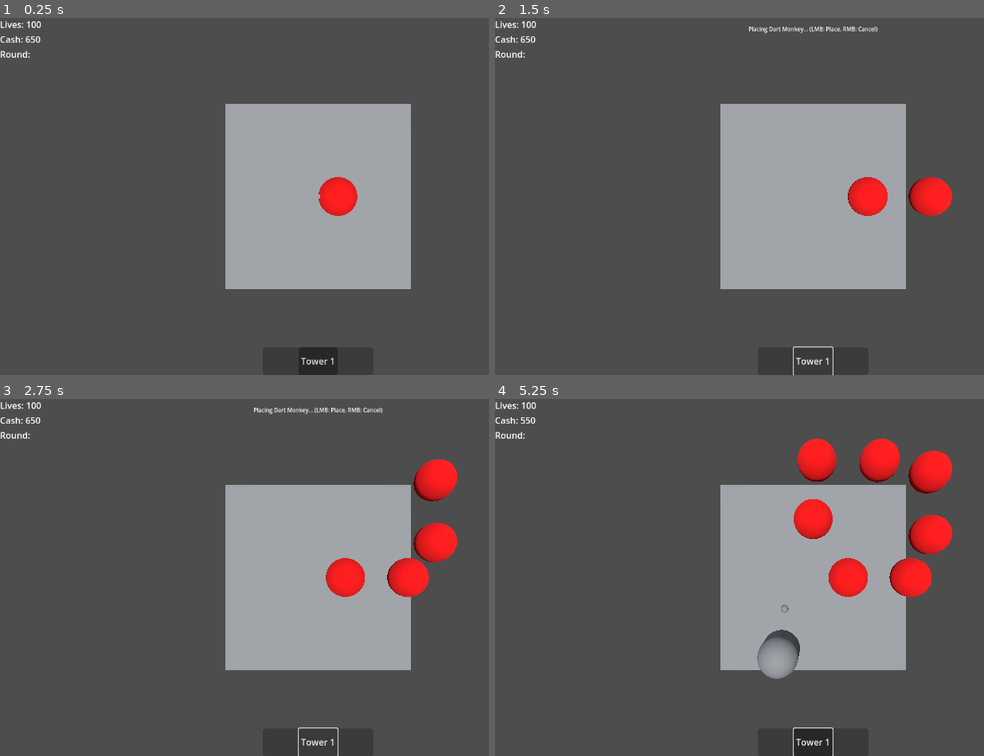
Above: before the commit, frames 1-4 (two rows, left to right).
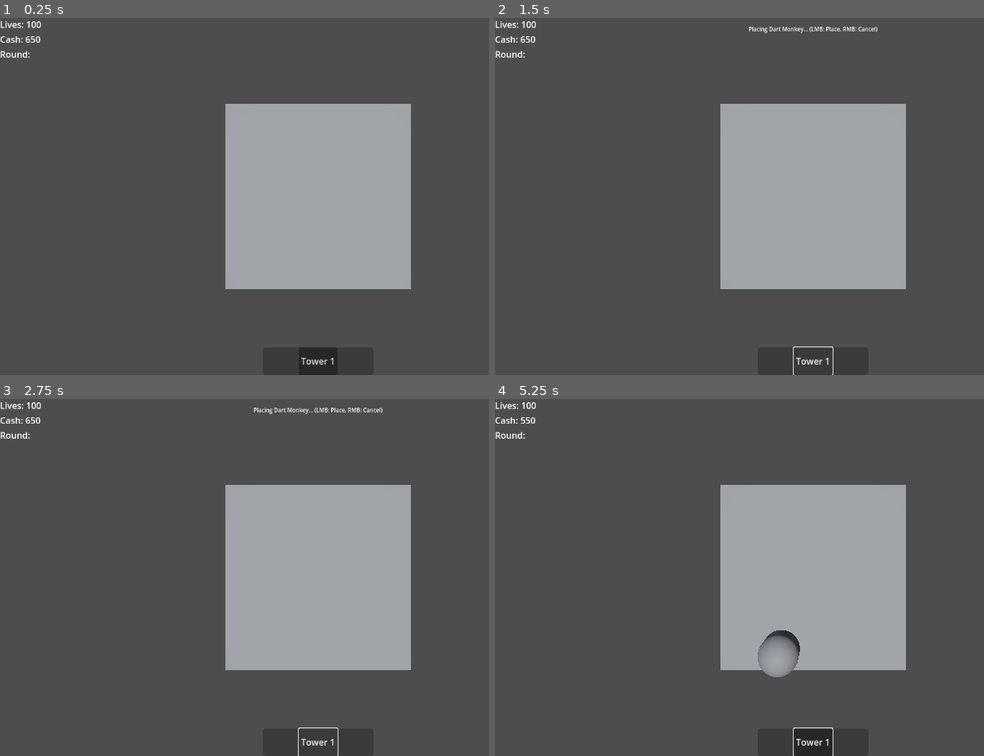
Above: after the commit, the same moments.

Repository: supastishn/bmc2
Game: Godot game, scene res://main/main.tscn
The game is run twice, just before and just after one commit, with the same random seed, the same clock (stepped at 60 frames per second) and the same inputs.
Inputs (mouse positions are in pixels of both pictures, inside the frame that each line leads up to):
- Up to frame 1 (0.25 s): no input
- Up to frame 2 (1.5 s): click "Tower 1" at 0.5 s; click "Tower 1" at 1.25 s
- Up to frame 3 (2.75 s): click "Tower 1" at 2 s
- Up to frame 4 (5.25 s): tap Enter at 2.75 s; move the mouse to (954, 559) at 2.77 s; click (954, 559) at 2.92 s; move the mouse to (685, 595) at 3.52 s; click (685, 595) at 3.67 s; move the mouse to (876, 498) at 4.27 s; click (876, 498) at 4.42 s; move the mouse to (783, 648) at 5.02 s; click (783, 648) at 5.17 s

The runs differ from the first frame. In frame 1, 0.7% of the frame differs, in the area x 65-74%, y 44-56%; in frame 2, 1.5%; in frame 3, 3.0%; in frame 4, 5.3%, in the area x 53-94%, y 11-79%.
Error after the commit: Parse Error: Identifier "WaveManager" not declared in the current scope. (res://bloon/bloon.gd:90)

Commit message:
feat: Implement programmatic bloon stats and spawning

Diff:
--- a/bloon/bloon.gd
+++ b/bloon/bloon.gd
@@ -2,15 +2,29 @@
 extends PathFollow3D
 
 ## Signal emitted when the bloon is ready to return to the pool.
+## Passes an array of BloonStats for children to be spawned and the progress ratio.
+signal spawn_children_requested(children_stats_array: Array, spawn_progress_ratio: float)
 signal returned_to_pool(node: Node)
 
 @export var stats: BloonStats
+@onready var regrow_timer: Timer = $RegrowTimer # Added
 
 var current_health: int
+var max_health: int # Added for regrow cap
 var is_released := false # Flag to prevent double-release
+# How long after being hit before regrow starts
+const REGROW_DELAY = 2.0
+# How often the bloon regrows one layer
+const REGROW_INTERVAL = 1.0
 
 func _ready():
 	# Don't initialize health here if it's reset in pool_reset
+	if not regrow_timer:
+		printerr("Bloon %s is missing RegrowTimer node!" % name)
+	else:
+		regrow_timer.one_shot = false # It should trigger repeatedly if active
+		regrow_timer.wait_time = REGROW_INTERVAL
+		regrow_timer.timeout.connect(_on_regrow_timer_timeout)
 	pass
 
 # Called by NodePoolManager when reusing the node
@@ -23,9 +37,16 @@
 
 	# Reset internal state
 	current_health = stats.health
+	max_health = stats.health # Store the original health
 	progress = 0.0 # Reset position on path
 	# Parent/Position/Rotation are handled by the WaveManager adding it to Path3D
 	visible = true # Ensure it's visible if hidden on release
+
+	# Stop regrow timer initially
+	if regrow_timer:
+		regrow_timer.stop()
+
+	# Ensure physics process is enabled
 
 	# Ensure physics process is enabled
 	set_physics_process(true)
@@ -36,12 +57,21 @@
 
 	progress += stats.speed * delta
 	# Must be slightly below 1
-	if progress_ratio >= 0.96:
+	if progress_ratio >= 0.99: # Changed threshold to be closer to end
 		handle_reached_end()
 
 
 func take_damage(amount: int):
 	if not stats or is_released: return
+
+	# Stop and reset regrow timer if it's a regrow bloon
+	if stats.is_regrow and regrow_timer:
+		regrow_timer.stop()
+		# Start a one-shot timer to *begin* regrowing after a delay
+		regrow_timer.wait_time = REGROW_DELAY
+		regrow_timer.one_shot = true # Temporarily one-shot for the delay
+		regrow_timer.start()
+
 
 	current_health -= amount
 	if current_health <= 0:
@@ -52,22 +82,51 @@
 	if is_released: return
 	if stats:
 		GameManager.increase_cash(stats.cash_value)
-		# TODO: Child Spawning - This will also need to use the pool!
-		# if stats.child_bloon_scene and stats.child_bloon_count > 0:
-		#     for i in range(stats.child_bloon_count):
-		#         var child_bloon = NodePoolManager.request_node(stats.child_bloon_scene)
-		#         if child_bloon:
-		#             # Need to add it to the *same path* as this bloon
-		#             var path = get_parent()
-		#             if path is Path3D:
-		#                 path.add_child(child_bloon)
-		#                 child_bloon.progress = self.progress # Start at same position
-		#             else: # Fallback if parent isn't path? Add to root?
-		#                 get_tree().root.add_child(child_bloon)
-		#                 child_bloon.global_position = self.global_position # Approximate position
+
+		# --- Child Spawning ---
+		var children_to_spawn: Array = []
+		if stats.bloon_type == "Zebra":
+			# Special case: 1 Black + 1 White
+			children_to_spawn = [WaveManager._get_black_stats(), WaveManager._get_white_stats()]
+		elif stats.bloon_type == "BAD":
+			# Special case: 2 ZOMG + 3 DDT
+			children_to_spawn = [
+				WaveManager._get_zomg_stats(), WaveManager._get_zomg_stats(),
+				WaveManager._get_ddt_stats(), WaveManager._get_ddt_stats(), WaveManager._get_ddt_stats()
+			]
+		elif stats.child_bloon_stats and stats.child_bloon_count > 0:
+			# Standard case: N children of the same type
+			for i in range(stats.child_bloon_count):
+				children_to_spawn.append(stats.child_bloon_stats)
+
+		if not children_to_spawn.is_empty():
+			emit_signal("spawn_children_requested", children_to_spawn, progress_ratio)
+
 	print("Bloon Popped!")
+	# Stop regrow timer permanently if popped
+	if regrow_timer: regrow_timer.stop()
 	release_to_pool()
 
+
+func _on_regrow_timer_timeout():
+	if is_released or not stats or not stats.is_regrow: return
+
+	# Check if it was the initial delay timer
+	if regrow_timer.one_shot:
+		# The delay finished, now start the actual regrow interval
+		regrow_timer.wait_time = REGROW_INTERVAL
+		regrow_timer.one_shot = false
+		regrow_timer.start() # Start the repeating timer
+		return # Don't regrow on the first timeout after delay
+
+	# This is a regular regrow tick
+	if current_health < max_health:
+		current_health += 1
+		print("Bloon %s regrew to %d/%d health" % [stats.bloon_type, current_health, max_health])
+		# TODO: Update visual representation if needed
+	else:
+		# Reached max health, stop regrowing until damaged again
+		regrow_timer.stop()
 
 func handle_reached_end():
 	if is_released: return
@@ -82,14 +141,23 @@
 	is_released = true
 
 	# Stop processing
+	# Stop processing
 	set_physics_process(false)
 	visible = false # Optionally hide it immediately
 
+	# Stop regrow timer if active
+	if regrow_timer: regrow_timer.stop()
+
 	# Remove from scene BEFORE emitting signal
 	if get_parent():
-		get_parent().remove_child.call_deferred(self)
+		get_parent().remove_child.call_deferred(self) # Use deferred for safety
 
 	# Signal the pool manager to take it back
 	emit_signal("returned_to_pool", self)
 
 	# DO NOT queue_free() here!
+
+
+# Helper to get stats (used by projectile potentially)
+func get_stats() -> BloonStats:
+	return stats
--- a/bloon/bloon.tscn
+++ b/bloon/bloon.tscn
@@ -1,17 +1,6 @@
-[gd_scene load_steps=7 format=3 uid="uid://crsba2g1suw8h"]
+[gd_scene load_steps=5 format=3 uid="uid://crsba2g1suw8h"]
 
 [ext_resource type="Script" uid="uid://b5hfvb8rcun0f" path="res://bloon/bloon.gd" id="1_jpjj7"]
-[ext_resource type="Script" uid="uid://doec7st6wpdi3" path="res://stats/bloon_stats.gd" id="2_o5fs8"]
-
-[sub_resource type="Resource" id="Resource_sebuh"]
-script = ExtResource("2_o5fs8")
-health = 1
-speed = 2.0
-cash_value = 1
-child_bloon_count = 0
-is_camo = false
-is_lead = false
-metadata/_custom_type_script = "uid://doec7st6wpdi3"
 
 [sub_resource type="StandardMaterial3D" id="StandardMaterial3D_c2y1y"]
 albedo_color = Color(1, 0, 0, 1)
@@ -20,10 +9,8 @@
 material = SubResource("StandardMaterial3D_c2y1y")
 
 [sub_resource type="SphereShape3D" id="SphereShape3D_c2y1y"]
-
 [node name="Bloon" type="PathFollow3D" groups=["bloons"]]
 script = ExtResource("1_jpjj7")
-stats = SubResource("Resource_sebuh")
 
 [node name="MeshInstance3D" type="MeshInstance3D" parent="."]
 mesh = SubResource("SphereMesh_jpjj7")
@@ -33,3 +20,6 @@
 
 [node name="CollisionShape3D" type="CollisionShape3D" parent="Area3D"]
 shape = SubResource("SphereShape3D_c2y1y")
+
+[node name="RegrowTimer" type="Timer" parent="."]
+wait_time = 2.0
--- a/main/wave_manager.gd
+++ b/main/wave_manager.gd
@@ -1,9 +1,9 @@
-# File: res://main/WaveManager.gd
+# File: res://main/wave_manager.gd
 extends Node
 
-# Preload scenes that might be used in waves
-# Example - replace with your actual bloon scene(s)
-@export var default_bloon_scene: PackedScene = preload("res://bloon/bloon.tscn")
+# Preload the base bloon scene used for all types
+@export var base_bloon_scene: PackedScene = preload("res://bloon/bloon.tscn")
+const BLOON_STATS_SCRIPT = preload("res://stats/bloon_stats.gd")
 
 @export var path_node: Path3D # Assign your Path3D node here
 
@@ -11,8 +11,12 @@
 @onready var wave_timer: Timer = $WaveTimer
 
 var current_wave_data = []
-var wave_index = 0
+var current_wave_index = 0
+var bloons_in_wave: Array[Dictionary] = [] # Holds {"stats_func": Callable, "delay": float}
+var current_bloon_spawn_index: int = 0
 var bloons_spawned_in_wave = 0
+
+const BASE_RED_SPEED = 2.0 # Define base speed for multipliers
 
 func _ready():
 	# Ensure timers exist and connect signals
@@ -24,50 +28,66 @@
 	wave_timer.wait_time = 5.0; wave_timer.one_shot = true # Time between waves
 	if not wave_timer.timeout.is_connected(start_next_wave): wave_timer.timeout.connect(start_next_wave)
 
-	# Example Wave Data - Load your actual wave definitions here
-	# Reference scenes directly now instead of just export var
+	# Example Wave Data Structure using stats functions
+	# List of waves, where each wave is a list of bloon groups
 	current_wave_data = [
-		{"scene": default_bloon_scene, "count": 15, "delay": 0.8},
-		{"scene": default_bloon_scene, "count": 25, "delay": 0.4}
-		# Add more waves with different scenes as needed
-		# {"scene": preload("res://bloon/blue_bloon.tscn"), "count": 10, "delay": 0.5}
+		# Wave 1: 15 Red Bloons
+		[ {"stats_func": _get_red_stats, "count": 15, "delay": 0.8} ],
+		# Wave 2: 25 Blue Bloons
+		[ {"stats_func": _get_blue_stats, "count": 25, "delay": 0.4} ],
+		# Wave 3: 10 Red, 10 Blue
+		[ {"stats_func": _get_red_stats, "count": 10, "delay": 0.5}, {"stats_func": _get_blue_stats, "count": 10, "delay": 0.5} ]
 	]
 	start_next_wave()
 
 func start_next_wave():
 	if wave_index >= len(current_wave_data):
 		print("All waves finished!"); return
+	if current_wave_index >= len(current_wave_data):
+		print("All waves finished!")
+		return
 
-	print("Starting Wave ", wave_index + 1)
+	print("Starting Wave ", current_wave_index + 1)
 	bloons_spawned_in_wave = 0
-	# Trigger the first spawn of the wave immediately
+	# --- NEW: Prepare the flat list of bloons for the current wave ---
+	bloons_in_wave.clear()
+	var wave_groups = current_wave_data[current_wave_index]
+	for group in wave_groups:
+		var stats_func: Callable = group["stats_func"]
+		var count: int = group["count"]
+		var delay: float = group["delay"]
+		for i in range(count):
+			bloons_in_wave.append({"stats_func": stats_func, "delay": delay})
+
+	current_bloon_spawn_index = 0
 	_on_spawn_timer_timeout()
 
 
 func _on_spawn_timer_timeout():
-	if wave_index >= len(current_wave_data): return
+	if current_bloon_spawn_index >= bloons_in_wave.size():
+		# This wave's spawning finished
+		print("Wave ", current_wave_index + 1, " spawning complete.")
+		current_wave_index += 1
+		if current_wave_index < len(current_wave_data): # Check if there IS a next wave
+			wave_timer.start() # Start inter-wave timer
+		else:
+			print("Final wave spawning complete!")
+		return
 
-	var wave_info = current_wave_data[wave_index]
-	if bloons_spawned_in_wave < wave_info["count"]:
-		# Spawn using the scene defined in the wave data
-		spawn_bloon(wave_info["scene"])
-		bloons_spawned_in_wave += 1
+	# Spawn the next bloon in the list
+	var bloon_info = bloons_in_wave[current_bloon_spawn_index]
+	var stats_func: Callable = bloon_info["stats_func"]
+	var bloon_stats: BloonStats = stats_func.call() # Call the function to get stats
+	spawn_bloon(bloon_stats)
+	current_bloon_spawn_index += 1
 
-		# Schedule next spawn in this wave (if not the last one)
-		if bloons_spawned_in_wave < wave_info["count"]:
-			spawn_timer.wait_time = wave_info["delay"]
-			spawn_timer.start()
-		else:
-			# This wave's spawning finished, schedule next wave
-			print("Wave ", wave_index + 1, " spawning complete.")
-			wave_index += 1
-			if wave_index < len(current_wave_data): # Check if there IS a next wave
-				wave_timer.start() # Start inter-wave timer
-			else:
-				print("Final wave spawning complete!")
+	# Schedule next spawn (if there is one)
+	if current_bloon_spawn_index < bloons_in_wave.size():
+		spawn_timer.wait_time = bloon_info["delay"] # Use delay from the bloon just spawned
+		spawn_timer.start()
 
 
-	# This else block might be redundant now due to check above
+	# This else block might be redundant now due to the check at the start
 	# else:
 		# Wave finished spawning, start timer for the next wave
 		# print("Wave ", wave_index + 1, " spawning complete.")
@@ -75,12 +95,16 @@
 		# wave_timer.start()
 
 
-func spawn_bloon(scene_to_spawn: PackedScene):
+func spawn_bloon(bloon_stats_resource: BloonStats, p_progress_ratio: float = 0.0):
 	if not path_node: printerr("Path node not set in WaveManager!"); return
-	if not scene_to_spawn: printerr("Invalid scene provided to spawn_bloon!"); return
+	if not base_bloon_scene: printerr("Base Bloon Scene not set in WaveManager!"); return
+	if not bloon_stats_resource or not bloon_stats_resource is BloonStats:
+		printerr("Invalid BloonStats resource provided to spawn_bloon!")
+		return
 
 	# --- Request Bloon from Pool ---
-	var bloon_instance = NodePoolManager.request_node(scene_to_spawn)
+	# We always use the base scene, the stats resource defines the type
+	var bloon_instance: Node = NodePoolManager.request_node(base_bloon_scene)
 	if not bloon_instance:
 		printerr("WaveManager failed to get bloon from pool/fallback!")
 		return # Failed to get a bloon
--- a/stats/bloon_stats.gd
+++ b/stats/bloon_stats.gd
@@ -8,8 +8,8 @@
 @export var speed: float = 2.0
 ## How much cash the player gains when this bloon is popped.
 @export var cash_value: int = 1
-## Optional: Scene for the child bloon(s) to spawn when popped.
-@export var child_bloon_scene: PackedScene = null
+## Optional: Stats Resource for the child bloon(s) to spawn when popped.
+@export var child_bloon_stats: Resource = null # Changed from PackedScene
 ## Optional: Number of children to spawn.
 @export var child_bloon_count: int = 0
 
@@ -22,14 +22,15 @@
 func _init(p_health: int = 1,
 			p_speed: float = 2.0,
 			p_cash_value: int = 1,
-			p_child_scene: PackedScene = null,
+			#p_child_scene: PackedScene = null, # Removed scene param
+			p_child_stats: Resource = null, # Added child stats resource param
 			p_child_count: int = 0,
 			p_is_camo: bool = false,
 			p_is_lead: bool = false):
 	health = p_health
 	speed = p_speed
 	cash_value = p_cash_value
-	child_bloon_scene = p_child_scene
+	child_bloon_stats = p_child_stats # Use child stats resource
 	child_bloon_count = p_child_count
 	is_camo = p_is_camo
 	is_lead = p_is_lead
